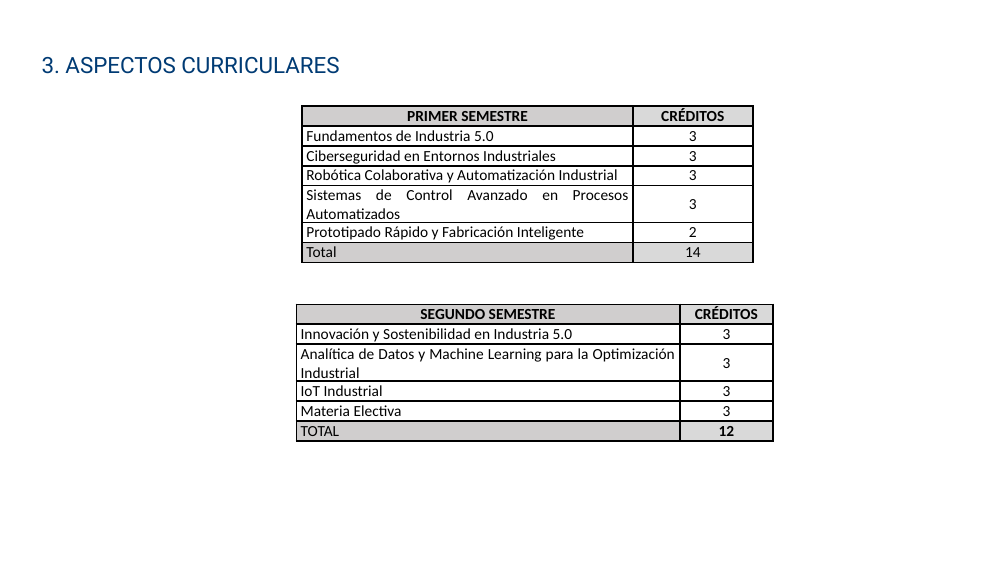
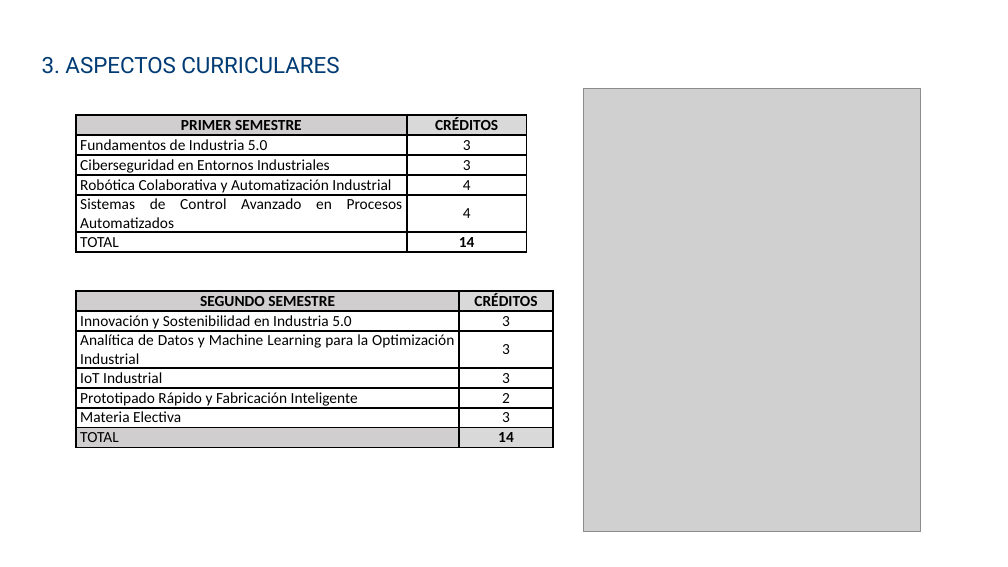
Before and after one commit to DanielVickG87/ESPECIALIZACION_EN_INDUSTRIA_5.0_Y_AUTOMATIZACION_INDUSTRIAL, a slide deck: slide 24 of Presentación decanatura PROGRAMA ESPECIALIZACIÓN EN INDUSTRIA 5.0.pptx (slide 10 before the commit). Drawn at 1008x567 pixels with LibreOffice and Linux fonts; fonts in the diff are those of the drawing; grey boxes stand for pictures; background and template pictures are left out. Boxes give left, top, right and bottom in pixels: in the first picture for what was removed or moved away, otherwise in the second. Text is boxed around its words. In the diff, an @@ line names an element or a change of style, - is before the commit and + after.

```diff
--- a/Presentación decanatura PROGRAMA ESPECIALIZACIÓN EN INDUSTRIA 5.0.pptx
+++ b/Presentación decanatura PROGRAMA ESPECIALIZACIÓN EN INDUSTRIA 5.0.pptx
@@ picture added at (x1=583, y1=89, x2=919, y2=532) @@
@@ table at (x1=76, y1=115, x2=526, y2=256) @@
-row 4: Robótica Colaborativa y Automatización Industrial | 3
-row 5: Sistemas de Control Avanzado en Procesos Automatizados | 3
-row 6: Prototipado Rápido y Fabricación Inteligente | 2
-row 7: Total | 14
+row 4: Robótica Colaborativa y Automatización Industrial | 4
+row 5: Sistemas de Control Avanzado en Procesos Automatizados | 4
+row 6: TOTAL | 14
@@ table resized from (x1=302, y1=106, x2=753, y2=262) to (x1=76, y1=115, x2=526, y2=256) @@
@@ table at (x1=76, y1=291, x2=552, y2=448) @@
+row 5: Prototipado Rápido y Fabricación Inteligente | 2
-row 7, column 2: 12
+row 7, column 2: 14
@@ table resized from (x1=296, y1=304, x2=773, y2=445) to (x1=76, y1=291, x2=552, y2=448) @@
```
Also in this commit, not shown: 6 other slides changed, 15 slides added, 2 slides removed, 10 other files.
